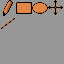
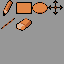
Two versions of the same layered image (w=64, h=64). Layer-by-layer changes:
painted on "icons" over [4, 2, 61, 31]
